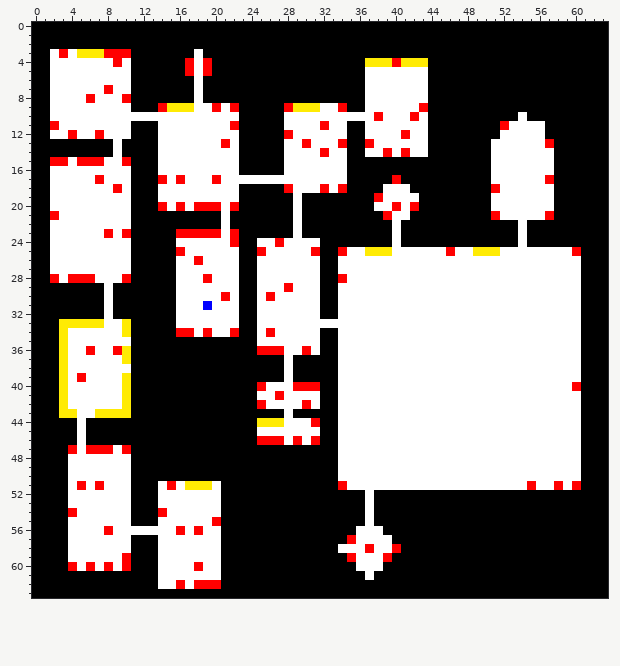
Two versions of one pixel-art sprite, Assets/DecoratedMap.png. This is how it looked before the edit.
The file is 64x64 pixels.
The same view after the edit:
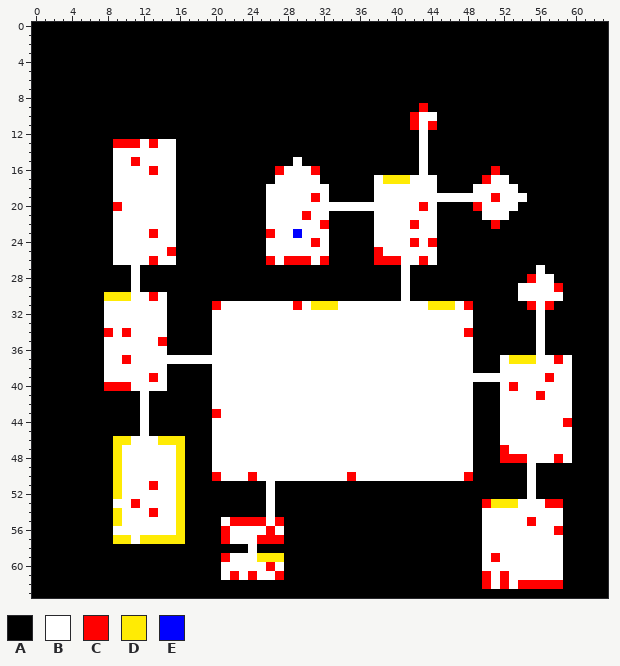
Palette (. is transparent): A #000000  B #ffffff  C #ff0000  D #ffeb04  E #0000ff
Change:
Changed rows in their new state; - is an unchanged pixel.
first column x 2:
 3 AAAAAAAAA-------A------------------------------------------
 4 AAAAAAAAA------AAA-----------------AAAAAAA-----------------
 5 AAAAAAAAA------AAA-----------------AAAAAAA-----------------
 6 AAAAAAAAA-------A------------------AAAAAAA-----------------
 7 AAAAAAAAA-------A------------------AAAAAAA-----------------
 8 AAAAAAAAA-------A------------------AAAAAAA-----------------
 9 AAAAAAAAA---AAAAAAAAA-----AAAAAAA--AAAAAA------------------
10 AAAAAAAAAAAAAAAAAAAAA-----AAAAAAAAAAAAAA--B---------A------
11 AAAAAAAAA---AAAAAAAAA-----AAAAAAA--AAAAAC-C-------AAAAA----
12 AAAAAAAAA---AAAAAAAAA-----AAAAAAA--AAAAAA---------AAAAA----
13 -------CCCBC--AAAAAAA-----AAAAAAA--AAAAAA--------AAAAAAA---
14 --------BBBB--AAAAAAA-----AAAAAAA--AAAAAA--------AAAAAAA---
15 AAAAAAA-BCBB--AAAAAAA-----A-AAAAA--------B-------AAAAAAA---
16 AAAAAAA--BBC--AAAAAAA----C---CAAA--------B-------CAAAAAA---
17 AAAAAAA--BBBB-AAAAAAAAAAA-----AAA---BDDDBBB-----C--AAAAA---
18 AAAAAAAB-BBB--AAAAAAA---BBB---BAA---B---BBB----BBB--AAAA---
19 AAAAAAA--BBB--AAAAAAA---BBB-BCB-----B----BBBBBBBBC---AAA---
20 AAAAAAAC-BBBB-AAAAAAA---BBB-BBBBBBBB--B-BCB----CB---AAAA---
21 AAAAAAA--BBBBB-----A----BBB-CBB-----BB--BBB-----BB-AAAAA---
22 AAAAAAA--BBBBB-----A----BBB-BBC-----BB-BCBB------C--A------
23 AAAAAAA-BBBCBBAAAAAAA---CBBEBBB-----BB-BBBB---------A------
24 AAAAAAA--BBBBBAAAAAAA--A-B---CB-----BB-BCBC---------A------
25 AAAAAAA--BBBBCAAAAAAA--A-----BB-AAAACB-----AAAAAAAAAAAAAAAA
26 AAAAAAA--BBCBBAAAAAAA--AC-CCC-C-AAAACCC--C-AAAAAAAAAAAAAAAA
27 AAAAAAAAAB----AAAAAAA--AAAAAAA--AAAAAAA-AAAAAAAAAAAAAA-AAAA
28 AAAAAAAAAB----AAAAAAA--AAAAAAA--AAAAAAA-AAAAAAAAAAAAAC--AAA
29 ------A--B----AAAAAAA--AAAAAAA--AAAAAAA-AAAAAAAAAAAA----CAA
30 ------DDDBBCB-AAAAAAA--AAAAAAA--AAAAAAA-AAAAAAAAAAAA-----AA
31 -------BBBBBB-AAAAC--BB----C-DDD----------DDD-CAAAAAAC-CAAA
32 -------BBBBBB-AAAA---BB-------BB---------------AAAAAAA-AAAA
33 -AAAAA--BBBBB-AAAA---BB------------------------AAAAAAA-AAAA
34 -AAAAAC-CBBBB-AAAA--BBB-B-----BB--------------CAAAAAAA-AAAA
35 -AAAAA---BBBC-----BBBBB-------BB---------------AAAAAAA-AAAA
36 -AAAAA-BBBBBB-----BBBBBBBB--B-BB---------------AAAAAAA-AAAA
37 -AAAAA--CBBBBBBBBBBBBBBBBB-BBBBB---------------AAA-DDD--C-A
38 -AAAAA---BBBB-----BBBBBBBB-BBBBB---------------AAA--------A
39 -AAAAA--BBBCB-----BBBBBBBB-BBBBB-----------------------C--A
40 -AAAAACCCBBBB-----BBBBBB---BBBBB---------------AAA-C------A
41 -AAAAAAAA-B-------BBBBB--B----BB---------------AAA----C---A
42 -AAAAAAAA-B-------BBBBBB----B-BB---------------AAA--------A
43 -AAAAAAAA-B-------CBBBBBBB-BBBBB---------------AAA--------A
44 ---A------B-------BBBBBBBB---BBB---------------AAA-------CA
45 ---A------B-------BBBBB-------BB---------------AAA--------A
46 ---A---DDBBBDDD---BBBBBBBB-B-BBB---------------AAA--------A
47 --AAAAADBBBBBBD---BBBBBBBBBBBBBB---------------AAAC-------A
48 --AAAAAD-BBBBBD---BBBBBBBBBBBBBB---------------AAACCC---C-A
49 --AAAAAD-BBBBBD---BBBBBBBBBBBBBB---------------AAAAAA-AAAAA
50 --AAAAAD-BBBBBD---CBBBCBBBBBBBBB-C------------CAAAAAA-AAAAA
51 --AAAAAD-BBC-BDAAAA-----B-------AAAAAAAAAAAAAAAAAAAAABAAAAA
52 --AAAAAD-BBB--DAAAA-----B----------A-----------------B-----
53 --AAAAA--CBB--DAAAA-----B----------A------------CDDDBBBCC--
54 --AAAAAD-BBCB-DAAAA-----B----------A------------BBBBBBBBB--
55 --AAAAAD-BBB--DAAAABCCCCBC---------A------------BBBBBCBBB--
56 --AAAAA-------DAAAACBBBBCB--------AAA-----------BBBBBBBBC--
57 --AAAAADDBDDDDDAAAACBBBCCC-------AAAAA----------BBBBBBBBB--
58 --AAAAAAA---AAAAAAA---B---------AAAAAAA---------BBBBBBBBB--
59 --AAAAAAA---AAAAAAACBBBDDD-------AAAAA----------BCBBBBBBB--
60 --AAAAAAA---AAAAAAABBBBBCB--------AAA-----------BBBBBBBBB--
61 ------------AAAAAAABCBCBBC---------A------------CBCBBBBBB--
62 ------------AAAAAAA-----------------------------CBCBCCCCC--
Where, in picture pixels (left, top, right, bottom), the same in both pictures:
changed: (50, 49, 581, 589)
